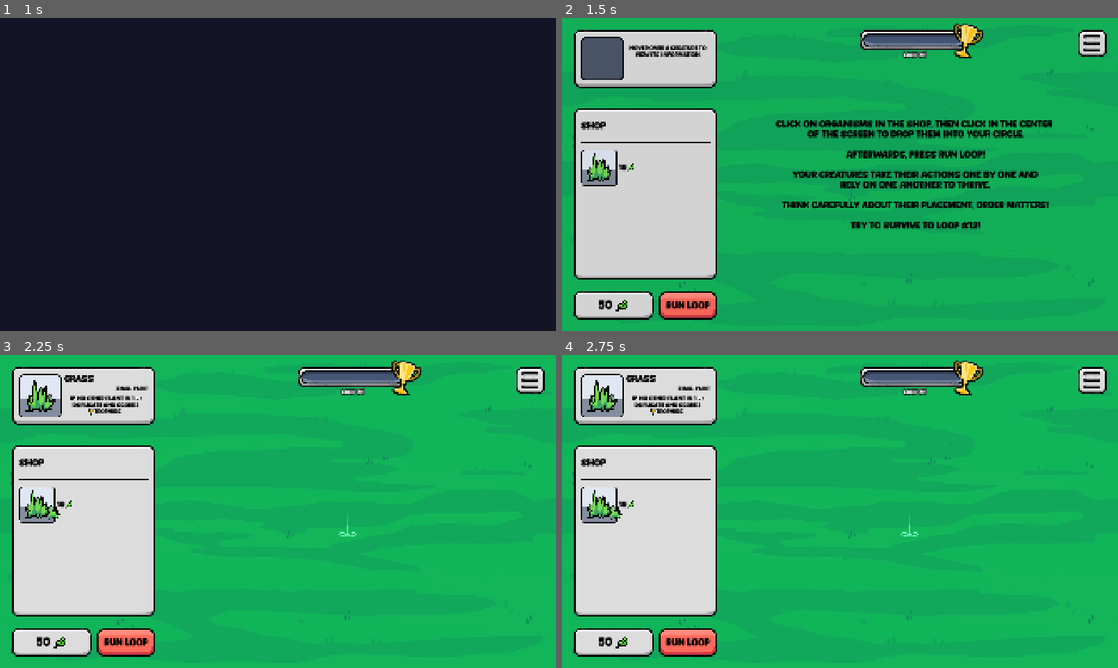
Above: before the commit, frames 1-4 (two rows, left to right).
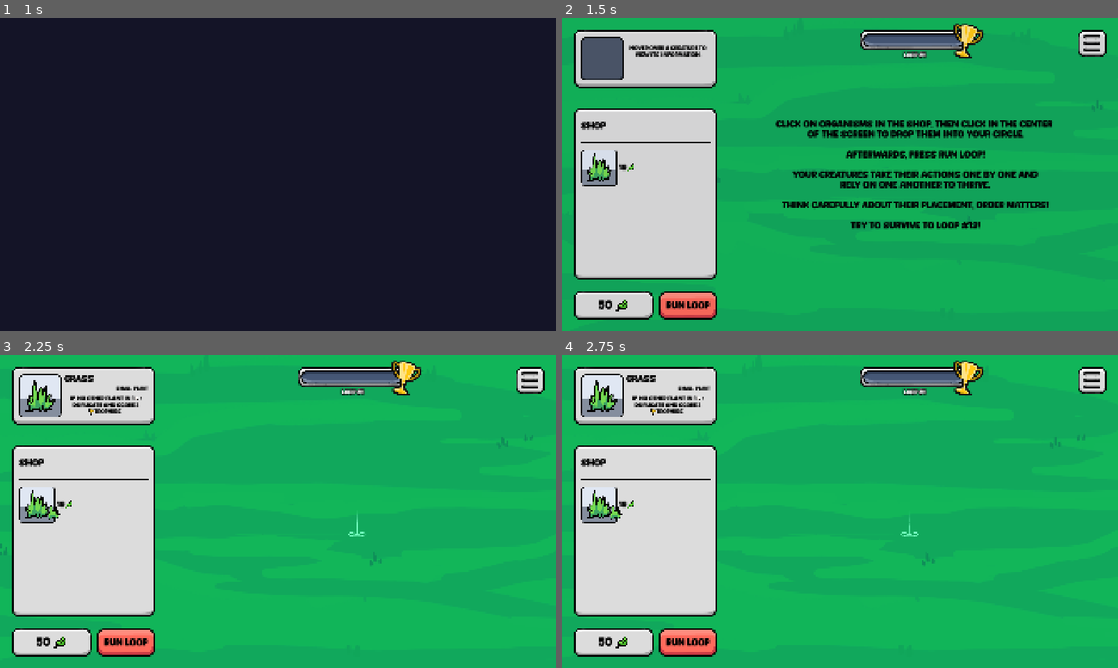
Above: after the commit, the same moments.

Repository: elliotfontaine/gmtk-2025-submission
Game: Godot game, scene res://scenes/main_menu.tscn
Same seed, same stepped clock (60 frames per second), same inputs: the game is played once before the commit and once after it. The engine's default icon, where the game draws it, is replaced by a stand-in: a white triangle on a blue panel in a dark square.
Inputs (mouse positions are in pixels of both pictures, inside the frame that each line leads up to):
- Up to frame 1 (1 s): click "play" at 0.5 s
- Up to frame 2 (1.5 s): tap Enter at 1.25 s; move the mouse to (962, 158) at 1.27 s; hold D from 1.28 s (still down); hold Shift from 1.28 s (still down); click (962, 158) at 1.42 s
- Up to frame 3 (2.25 s): release D at 2 s; release Shift at 2 s; click (44, 505) at 2 s
- Up to frame 4 (2.75 s): no input

Frame 1 is identical in both runs. In frame 2, less than 0.1% of the frame differs, in the area x 0-98%, y 17-96%; in frame 3, 0.2%, in the area x 0-96%, y 10-96%; in frame 4, 0.2%.

Commit message:
feat: add smooth zoom and make the background a parallax

Diff:
--- a/scenes/world.gd
+++ b/scenes/world.gd
@@ -119,14 +119,16 @@
 				new_slot.position.y = radius * sin(angle + (PI / creature_amount))
 				empty_slots.append(new_slot)
 
-	##adaptative zoom:
-	var zoom: float = (get_viewport().get_visible_rect().size.y / 2.0) / radius * zoom_factor
-	zoom = clampf(zoom, 0.0, 0.8)
-	camera.zoom = Vector2(zoom, zoom)
-	##screen is 1920, minus about 480 for the left panel.  Therefore the offset for the camera if screen is 1920 is (-480/2) = -240.
-	##however is the camera's zoom is 0.5, then the offset should be (-480/2) * (1/0.5) = -480
-	##therefore: camera.offset = (-480/2) * (1/camera.zoom)
-	camera.offset.x = (-480 / 2) * (1 / camera.zoom.x)
+	## Adaptative zoom (smooth)
+	var zoom_target: float = (get_viewport().get_visible_rect().size.y / 2.0) / radius * zoom_factor
+	zoom_target = clampf(zoom_target, 0.0, 0.8)
+
+	var offset_target_x: float = (-480 / 2.0) * (1.0 / zoom_target)
+
+	var tween = create_tween()
+	tween.set_trans(Tween.TRANS_CIRC).set_ease(Tween.EASE_OUT)
+	tween.tween_property(camera, "zoom", Vector2(zoom_target, zoom_target), 0.5)
+	tween.parallel().tween_property(camera, "offset:x", offset_target_x, 0.5)
 
 func _on_next_loop_button_pressed() -> void:
 	if floating_creature.species != null:
--- a/scenes/world.tscn
+++ b/scenes/world.tscn
@@ -126,17 +126,6 @@
 offset = Vector2(-480, -50)
 zoom = Vector2(0.8, 0.8)
 
-[node name="BgLayer" type="CanvasLayer" parent="."]
-layer = -10
-
-[node name="bg" type="TextureRect" parent="BgLayer"]
-anchors_preset = 15
-anchor_right = 1.0
-anchor_bottom = 1.0
-texture = ExtResource("2_qfnet")
-stretch_mode = 1
-metadata/_edit_use_anchors_ = true
-
 [node name="UI" type="CanvasLayer" parent="."]
 unique_name_in_owner = true
 
@@ -482,6 +471,14 @@
 wait_time = 2.0
 autostart = true
 
+[node name="Parallax2D" type="Parallax2D" parent="."]
+scale = Vector2(2, 2)
+repeat_size = Vector2(1920, 1080)
+repeat_times = 5
+
+[node name="Sprite2D" type="Sprite2D" parent="Parallax2D"]
+texture = ExtResource("2_qfnet")
+
 [connection signal="floating_creature_asked" from="UI/MarginContainer/HBoxContainer/LeftSideUI/ShopPanel" to="." method="_on_shop_panel_floating_creature_asked"]
 [connection signal="item_exited" from="UI/MarginContainer/HBoxContainer/LeftSideUI/ShopPanel" to="." method="_on_shop_panel_item_exited"]
 [connection signal="item_hovered" from="UI/MarginContainer/HBoxContainer/LeftSideUI/ShopPanel" to="." method="_on_shop_panel_item_hovered"]
